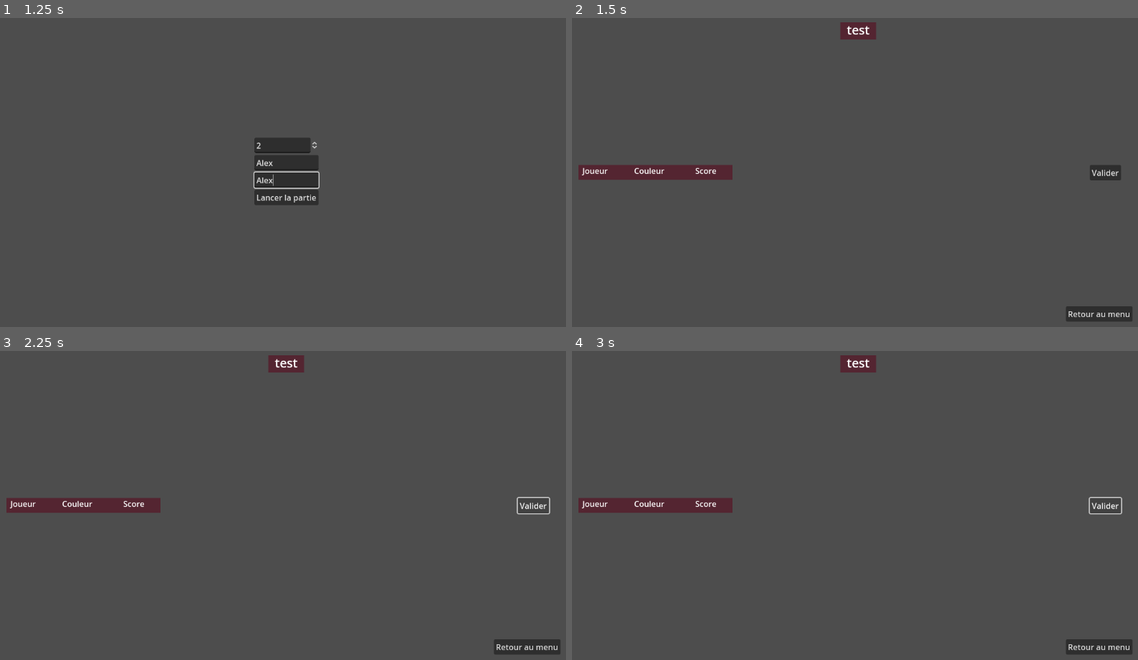
Above: before the commit, frames 1-4 (two rows, left to right).
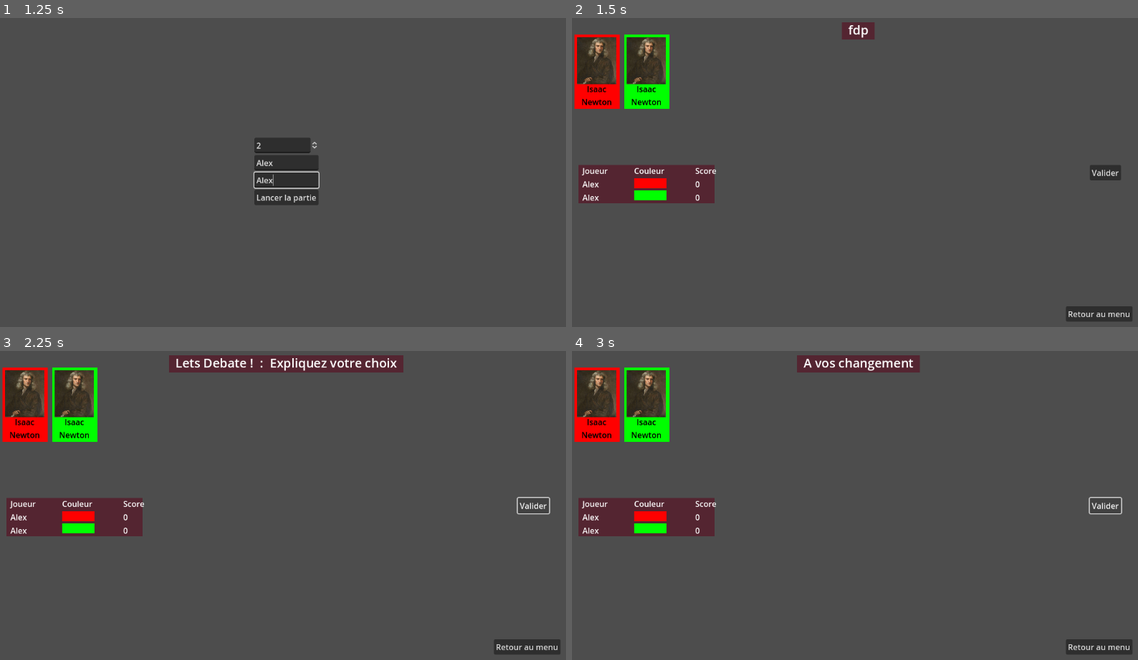
Above: after the commit, the same moments.

Repository: Galax416/Frieza-Jeu-de-Carte-educatif
Game: Godot game, scene res://scenes/menu.tscn
The game is run twice, just before and just after one commit, with the same random seed, the same clock (stepped at 60 frames per second) and the same inputs.
Inputs (mouse positions are in pixels of both pictures, inside the frame that each line leads up to):
- Up to frame 1 (1.25 s): click (288, 163) at 0.52 s; type "Alex" at 0.6 s; click (288, 178) at 0.75 s; type "Alex" at 0.83 s
- Up to frame 2 (1.5 s): click "Lancer la partie" at 1.25 s
- Up to frame 3 (2.25 s): click "Valider" at 2 s
- Up to frame 4 (3 s): click "Valider" at 2.75 s

Frame 1 is identical in both runs. In frame 2, 5.9% of the frame differs, in the area x 0-54%, y 1-60%; in frame 3, 7.8%, in the area x 0-72%, y 1-60%; in frame 4, 6.7%.
Error before the commit: Parse Error: Preload file "res://asset/alexandre.png" does not exist. (res://scripts/card_data.gd:6)

Commit message:
card modfi

Diff:
--- a/frieza-card-game/scenes/card.tscn
+++ b/frieza-card-game/scenes/card.tscn
@@ -12,7 +12,7 @@
 [node name="ColorRect" type="ColorRect" parent="."]
 layout_mode = 0
 offset_right = 91.0
-offset_bottom = 126.0
+offset_bottom = 150.0
 
 [node name="TextureRect" type="TextureRect" parent="."]
 layout_mode = 0
@@ -26,10 +26,11 @@
 clip_contents = true
 layout_direction = 1
 layout_mode = 1
-offset_top = 104.0
-offset_right = 94.0
-offset_bottom = 127.0
+offset_top = 98.0
+offset_right = 90.0
+offset_bottom = 126.0
 theme_override_colors/font_color = Color(0, 0, 0, 1)
 text = "exemple"
 horizontal_alignment = 1
 vertical_alignment = 1
+autowrap_mode = 2
--- a/frieza-card-game/scripts/card_data.gd
+++ b/frieza-card-game/scripts/card_data.gd
@@ -3,7 +3,7 @@
 var cards_data = {
 	"0": {"name": "Napoleon 1er", "texture": preload("res://asset/napoleon.png"), "date": 1769},
 	"1": {"name": "Cleopatre", "texture": preload("res://asset/cleopatre.png"), "date": -69},
-	"2": {"name": "Alexandre Le Grand", "texture": preload("res://asset/alexandre.png"), "date": -356},
+	"2": {"name": "Alexandre Le Grand", "texture": preload("res://asset/alexendre.png"), "date": -356},
 	"3": {"name": "Jules César", "texture": preload("res://asset/jules_cesar.png"), "date": -100},
 	"4": {"name": "Gengis Khan", "texture": preload("res://asset/gengis_khan.png"), "date": 1162},
 	"5": {"name": "Jeanne d'Arc", "texture": preload("res://asset/jeanne_darc.png"), "date": 1412},
@@ -15,6 +15,6 @@
 	"11": {"name": "Albert Einstein", "texture": preload("res://asset/albert_einstein.png"), "date": 1879},
 	"12": {"name": "Mahatma Gandhi", "texture": preload("res://asset/mahatma_gandhi.png"), "date": 1869},
 	"13": {"name": "Winston Churchill", "texture": preload("res://asset/winston_churchill.png"), "date": 1874},
-	"14": {"name": "Martin Luther King Jr.", "texture": preload("res://asset/martin_luther_king.png"), "date": 1929},
+	"14": {"name": "MLK Jr.", "texture": preload("res://asset/martin_luther_king.png"), "date": 1929},
 	"15": {"name": "Nelson Mandela", "texture": preload("res://asset/nelson_mandela.png"), "date": 1918}
 }
--- a/frieza-card-game/scripts/game.gd
+++ b/frieza-card-game/scripts/game.gd
@@ -65,13 +65,14 @@
 	if step==0:
 		$Label.text = "fdp"
 		clear($CardPos)
-		random_Card = randi_range(0, 1)
+		random_Card = randi_range(0, 15)
 		for player in players:
 			var card_instance = card_scene.instantiate()  # Create a card instance
 			var card_data = CardData.cards_data[str(random_Card)]
 			card_instance.get_node("Label").text = card_data.name
 			card_instance.get_node("ColorRect").color = player.color
 			card_instance.get_node("TextureRect").texture = card_data.texture
+			adjust_label_font_size(card_instance.get_node("Label"))
 			card_instance.position = Vector2(100 * player.index+5, 50)  # Example positioning logic
 			$CardPos.add_child(card_instance)
 	elif step == 1:
@@ -83,3 +84,13 @@
 	else :
 		$Label.text = "Réponse :"
 		print ("reponse + next turn")
+
+func adjust_label_font_size(label: Label) -> void:
+	var font = label.get_theme_font("font")
+	var max_font_size = 18  # Starting with the current font size
+	var target_width = label.get_rect().size.x  # The width of the Label itself
+
+	while label.get_minimum_size().x > target_width and max_font_size > 5:
+		max_font_size -= 1
+		font.size = max_font_size
+		label.add_theme_font("font", font)
